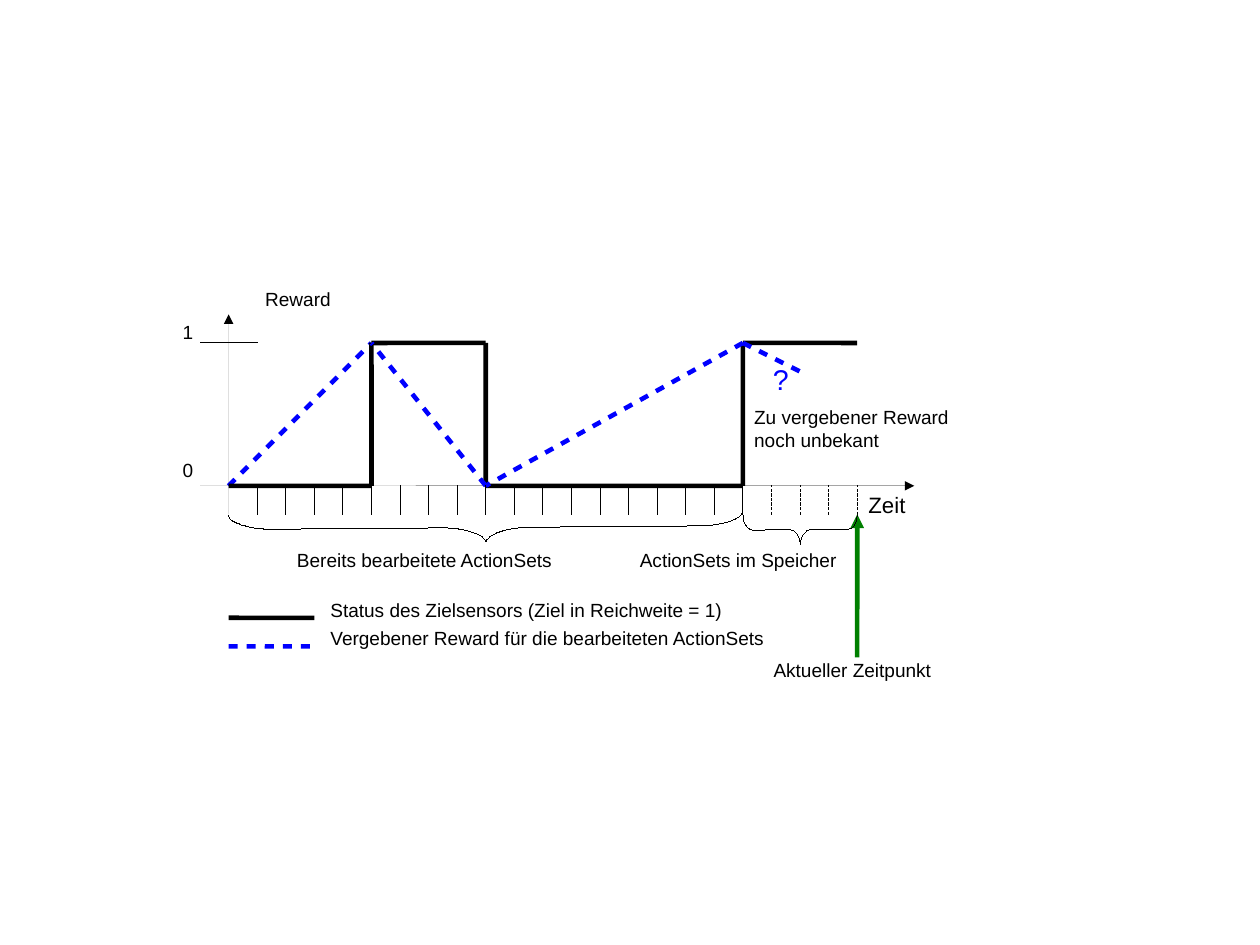
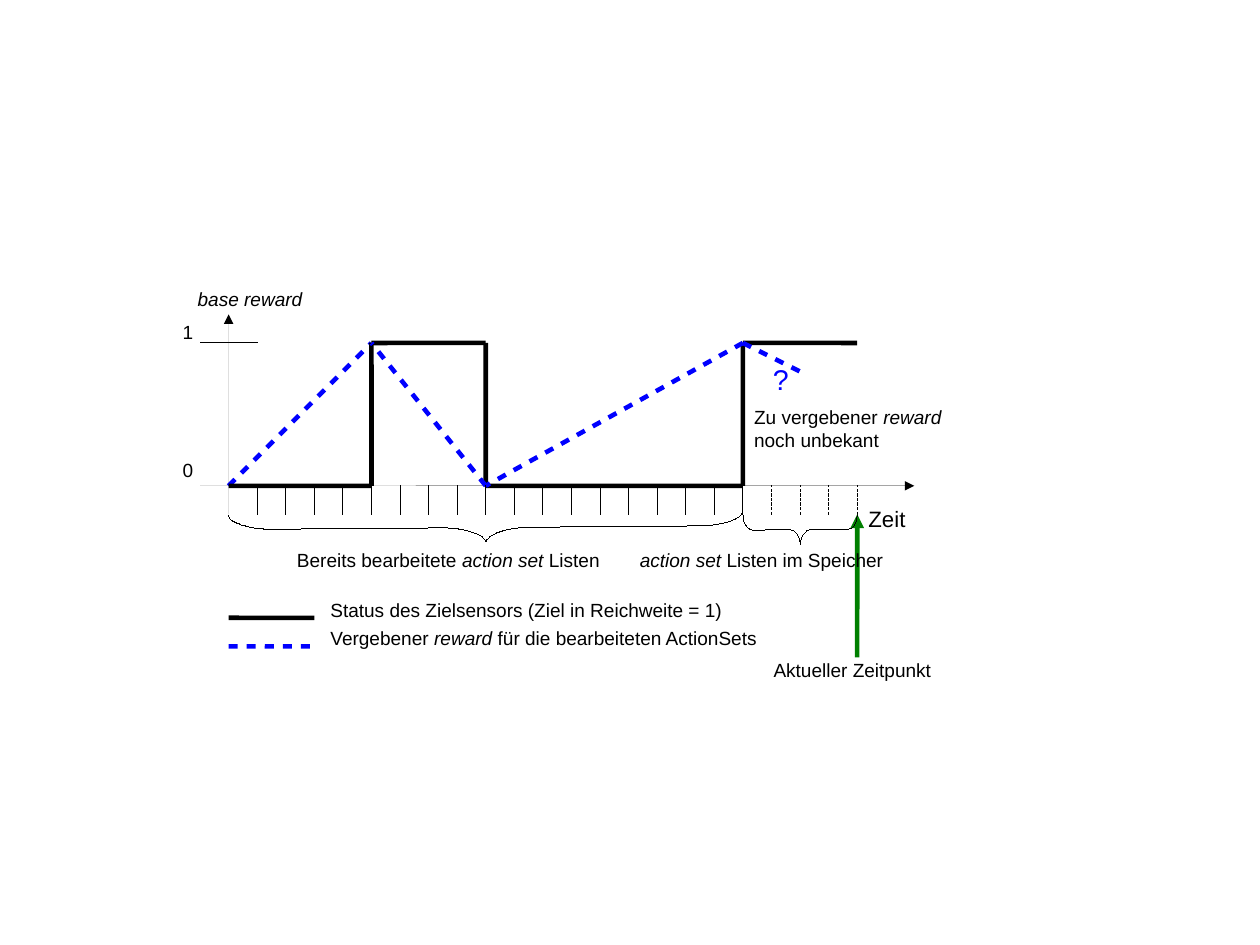
Before and after one commit to ClemensLode/Master-Thesis, a slide deck: slide 10 of graphics/graphics_diplomarbeit.odp. Drawn at 1260x945 pixels with LibreOffice and Linux fonts; fonts in the diff are those of the drawing. Boxes give left, top, right and bottom in pixels: in the first picture for what was removed or moved away, otherwise in the second. Text is boxed around its words. In the diff, an @@ line names an element or a change of style, - is before the commit and + after.

```diff
--- a/graphics/graphics_diplomarbeit.odp
+++ b/graphics/graphics_diplomarbeit.odp
@@ text at [198,292,302,307]: text changed; italic on @@
-Reward
+base reward
@@ text at [754,410,941,428]: text changed @@
-Zu vergebener Reward
+Zu vergebener reward
@@ text "Zeit": place and size @@
-text "Zeit" at [868,497,905,514]
+text "Zeit" at [868,511,905,528]
@@ text at [297,553,600,568]: text changed @@
-Bereits bearbeitete ActionSets
+Bereits bearbeitete action set Listen
@@ text at [640,552,883,571]: text changed @@
-ActionSets im Speicher
+action set Listen im Speicher
@@ text at [330,631,757,649]: text changed @@
-Vergebener Reward für die bearbeiteten ActionSets
+Vergebener reward für die bearbeiteten ActionSets
```
Also in this commit, not shown: 9 other slides changed, 5 slides added, 1 slide removed, 24 other files.
